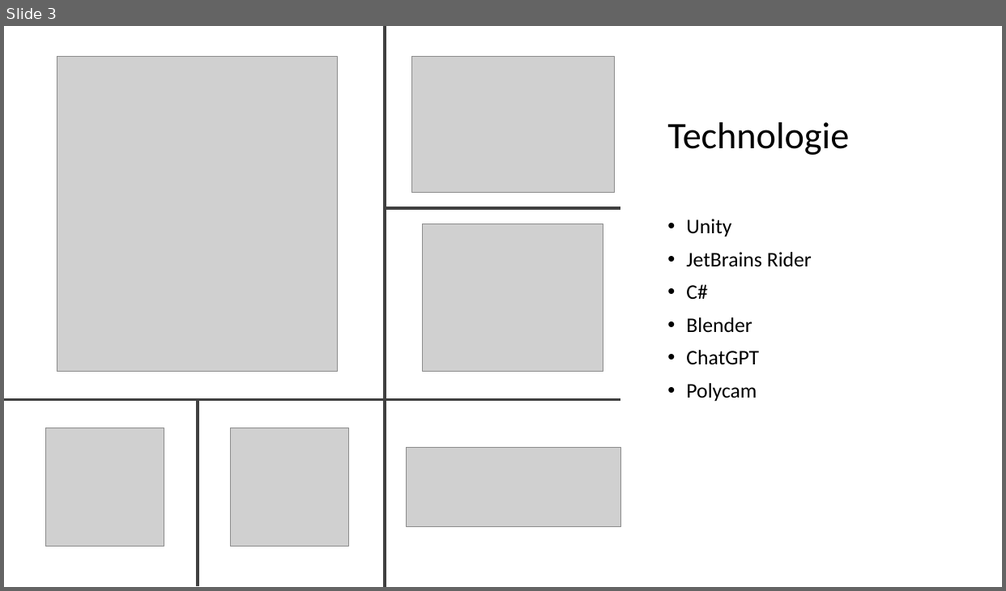
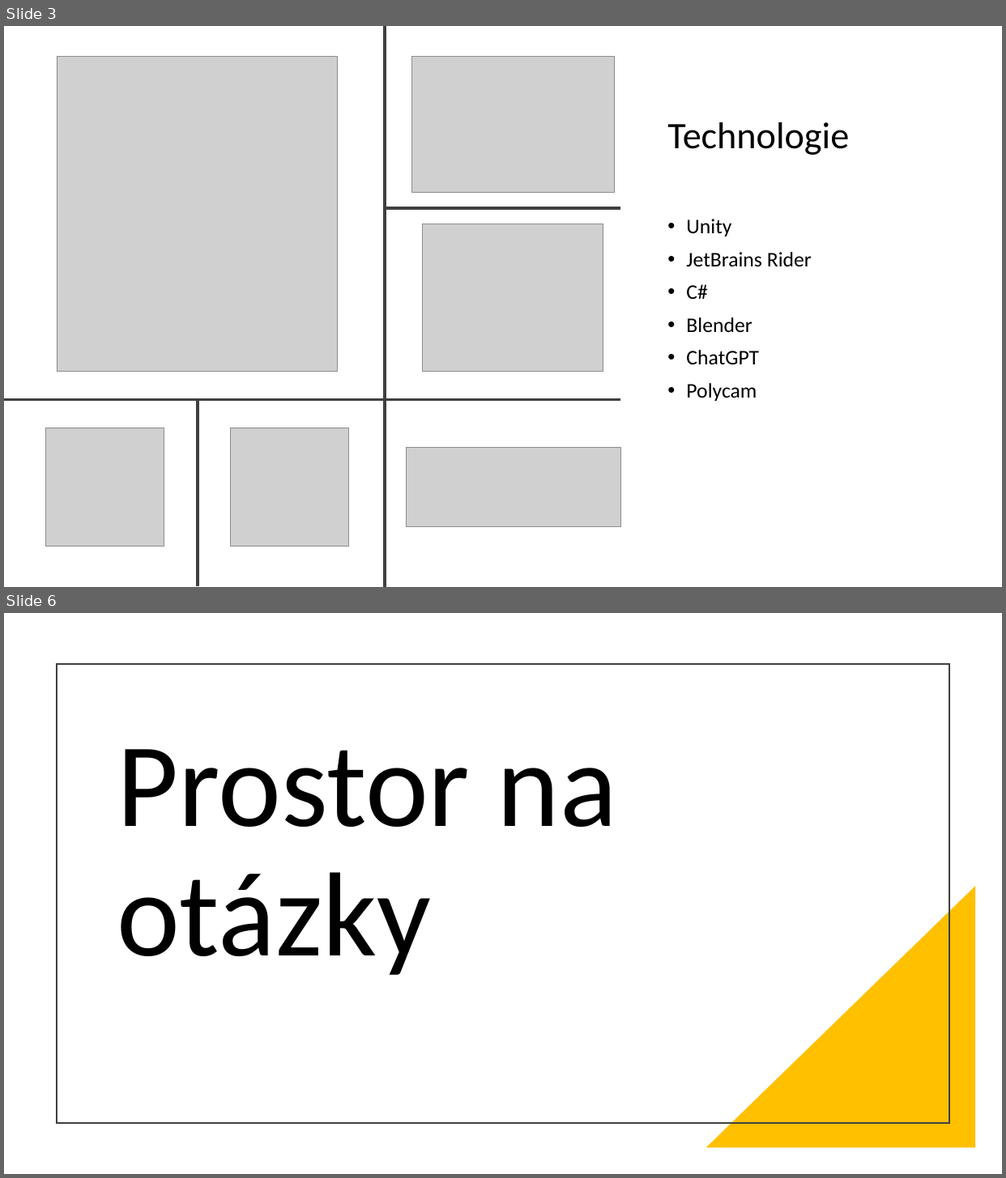
Before and after one commit to honzanugeta/VietnamecSimulator, a slide deck: VietnamecSimulator.pptx. Shown one above the other, each under a label of ours: slide 3 before the commit, slides 3 and 6 after it; the slides between them are not shown. The pictures are 1006x591 and 1006x1178 pixels, drawn with LibreOffice and Linux fonts; fonts in the diff are those of the drawing; grey boxes stand for pictures. Boxes give left, top, right and bottom in pixels: in the first picture for what was removed or moved away, otherwise in the second. Text is boxed around its words. In the diff, an @@ line names an element or a change of style, - is before the commit and + after.

```diff
--- a/VietnamecSimulator.pptx
+++ b/VietnamecSimulator.pptx
@@ slide 6 added at (x1=4, y1=613, x2=1002, y2=1174), background #FFFFFF @@
@@ rectangle added at (x1=57, y1=664, x2=949, y2=1122), outline #404040 1.5 pt @@
@@ title added at (x1=117, y1=749, x2=617, y2=975), 115 pt, text #000000 @@
+Prostor na otázky
@@ right triangle added at (x1=706, y1=886, x2=976, y2=1148), fill #FFC000 @@
```
Also in this commit, not shown: 1 slide changed, 3 other slides added, 1 slide removed, 36 other files.
